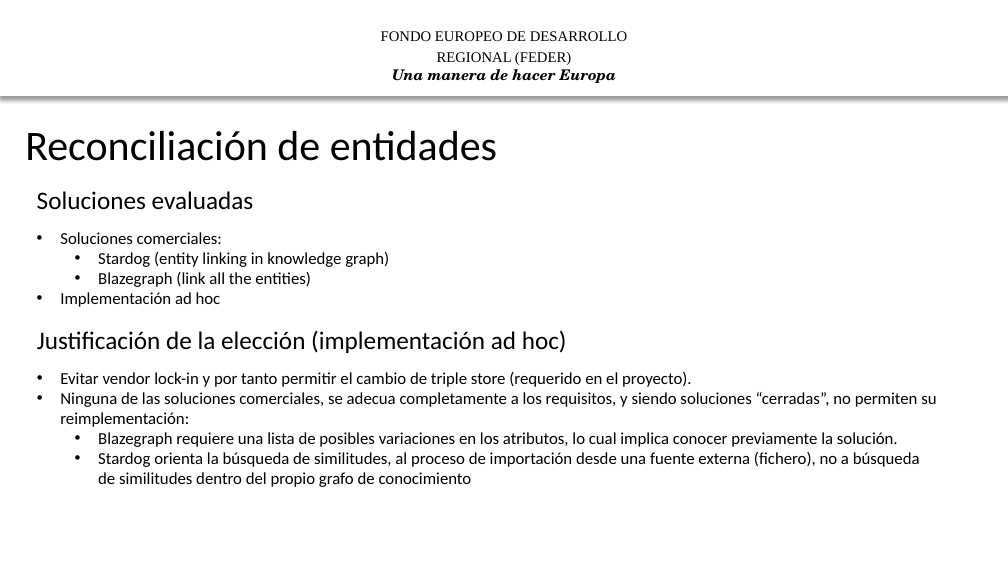
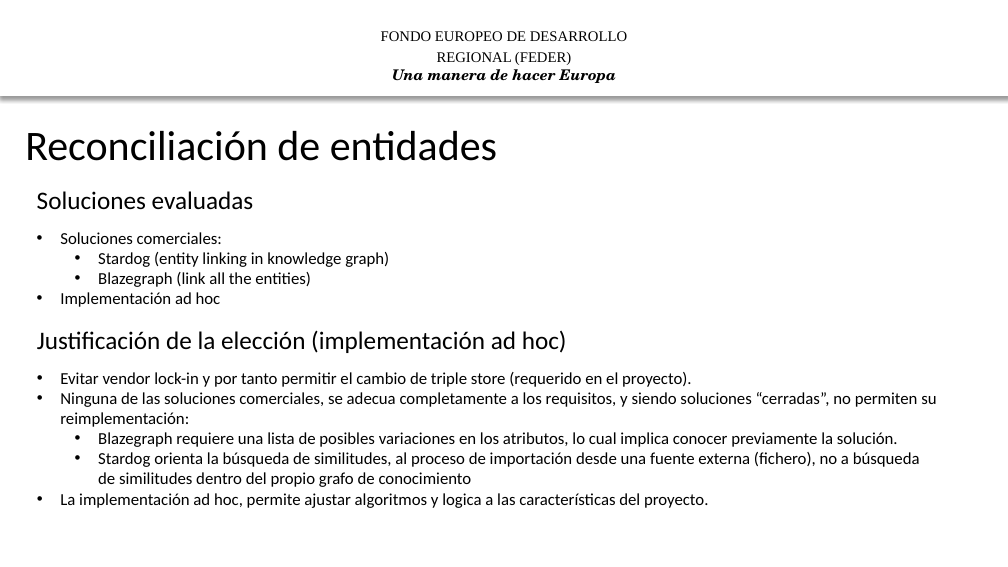
Before and after one commit to Xyara/ib-asio-docs-, a slide deck: slide 5 of entregables_hito_2/libreria_descubrimiento/ASIO_Presentación_Librería_Descubrimiento.pptx. Drawn at 1008x567 pixels with LibreOffice and Linux fonts; fonts in the diff are those of the drawing; background and template pictures are left out. Boxes give left, top, right and bottom in pixels: in the first picture for what was removed or moved away, otherwise in the second. Text is boxed around its words. In the diff, an @@ line names an element or a change of style, - is before the commit and + after.

```diff
--- a/entregables_hito_2/libreria_descubrimiento/ASIO_Presentación_Librería_Descubrimiento.pptx
+++ b/entregables_hito_2/libreria_descubrimiento/ASIO_Presentación_Librería_Descubrimiento.pptx
@@ text at (60, 493, 708, 508): paragraph added @@
+• La implementación ad hoc, permite ajustar algoritmos y logica a las características del proyecto.
```
Also in this commit, not shown: 2 other slides changed, 1 slide removed.
